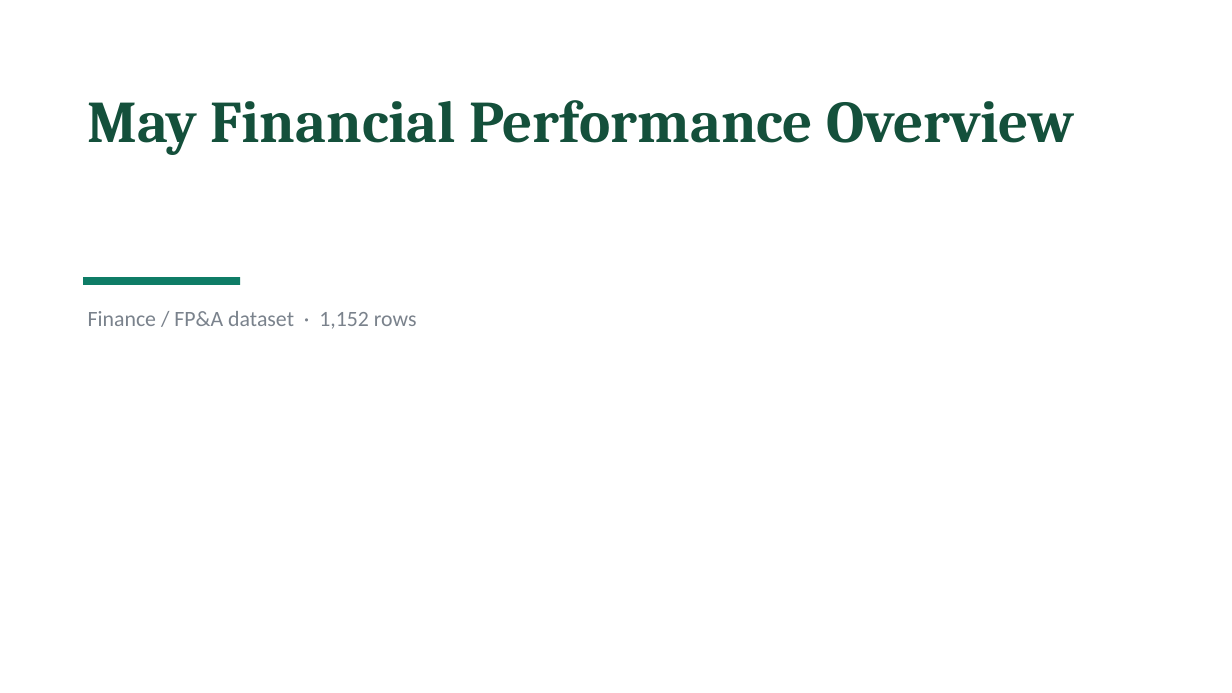
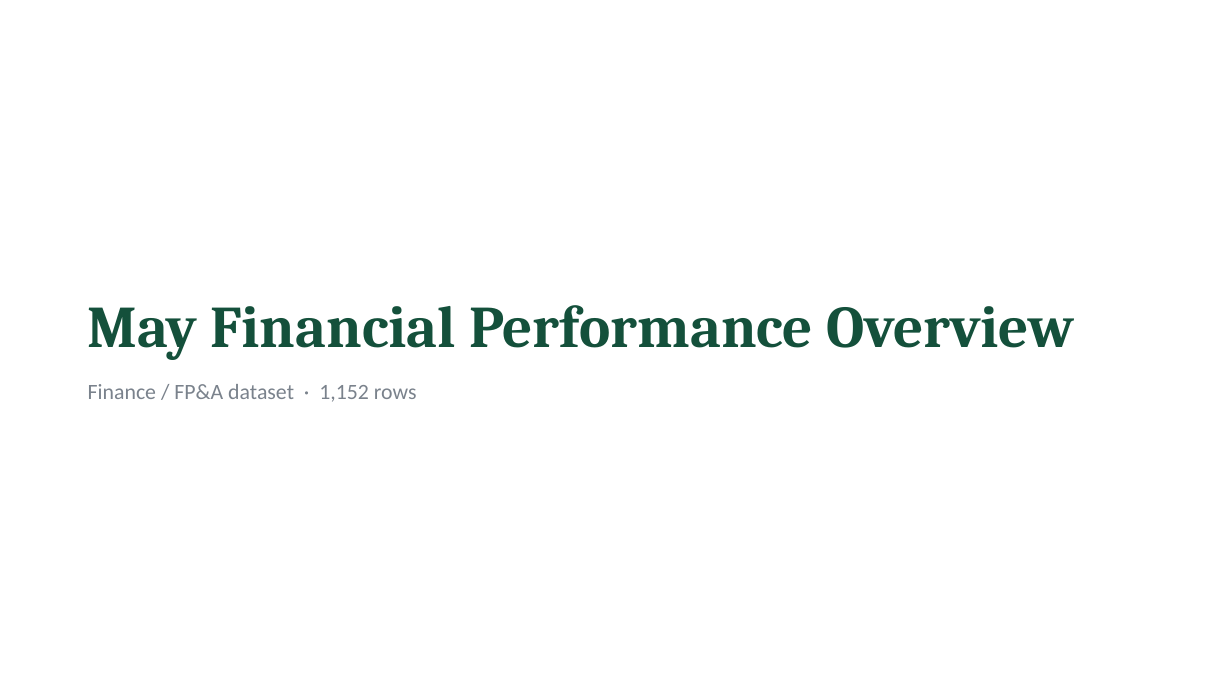
Before and after one commit to AronSarosi/ai-report-generator, a slide deck: slide 1 of app/examples/fpa_budget/report.pptx. Drawn at 1232x693 pixels with LibreOffice and Linux fonts; fonts in the diff are those of the drawing. Boxes give left, top, right and bottom in pixels: in the first picture for what was removed or moved away, otherwise in the second. Text is boxed around its words. In the diff, an @@ line names an element or a change of style, - is before the commit and + after.

```diff
--- a/app/examples/fpa_budget/report.pptx
+++ b/app/examples/fpa_budget/report.pptx
@@ text "May Financial Performance Overview": place and size @@
-text "May Financial Performance Overview" at box(88, 100, 1075, 155)
+text "May Financial Performance Overview" at box(88, 305, 1075, 402)
@@ text "May Financial Performance Overview" at box(88, 305, 1075, 402): vertical alignment top to middle @@
@@ rectangle removed at box(83, 277, 240, 285) @@
@@ text at box(88, 305, 1075, 360): more space between paragraphs @@
@@ text removed at box(88, 311, 417, 329) @@
-Finance / FP&A dataset · 1,152 rows
@@ text at box(88, 384, 417, 402): paragraph added @@
+Finance / FP&A dataset · 1,152 rows
```
Also in this commit, not shown: 14 other files.
